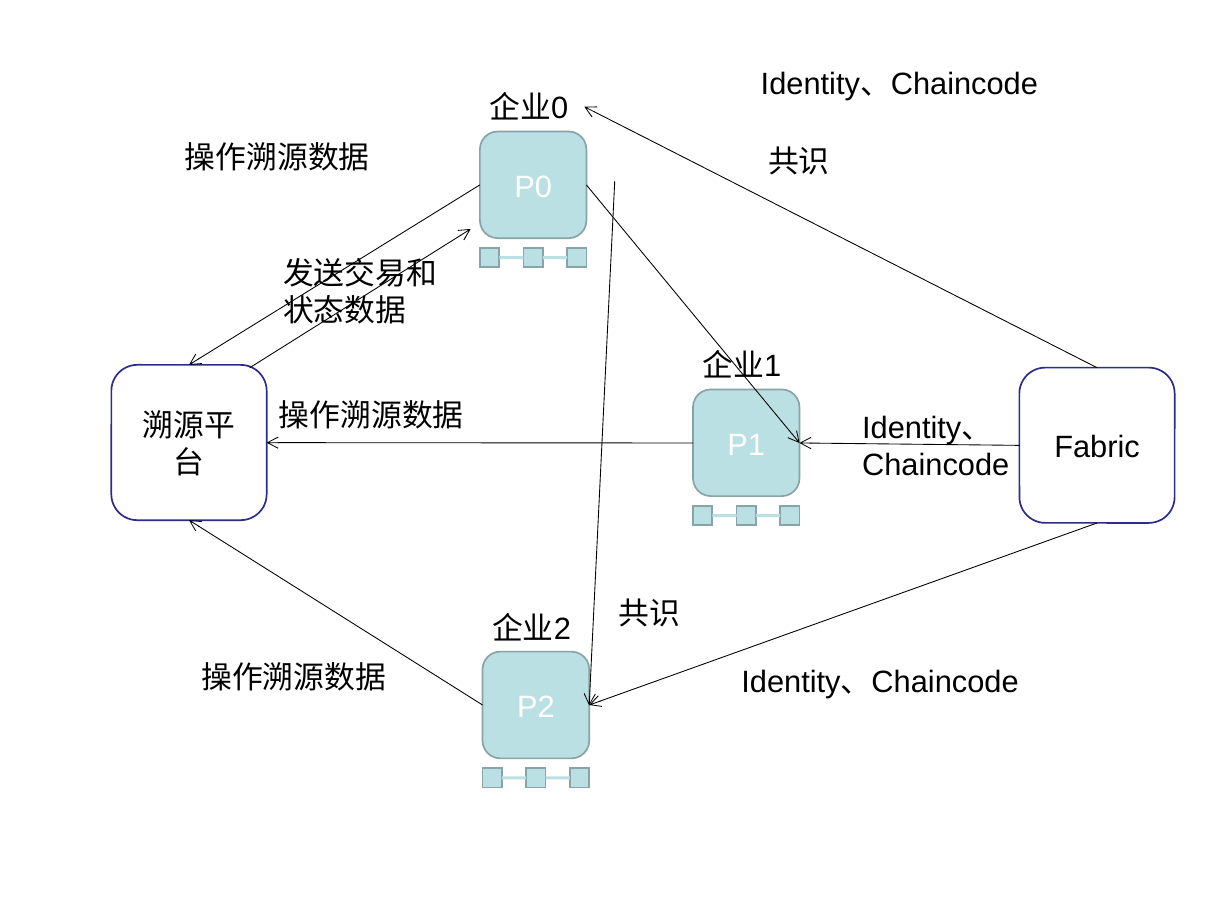
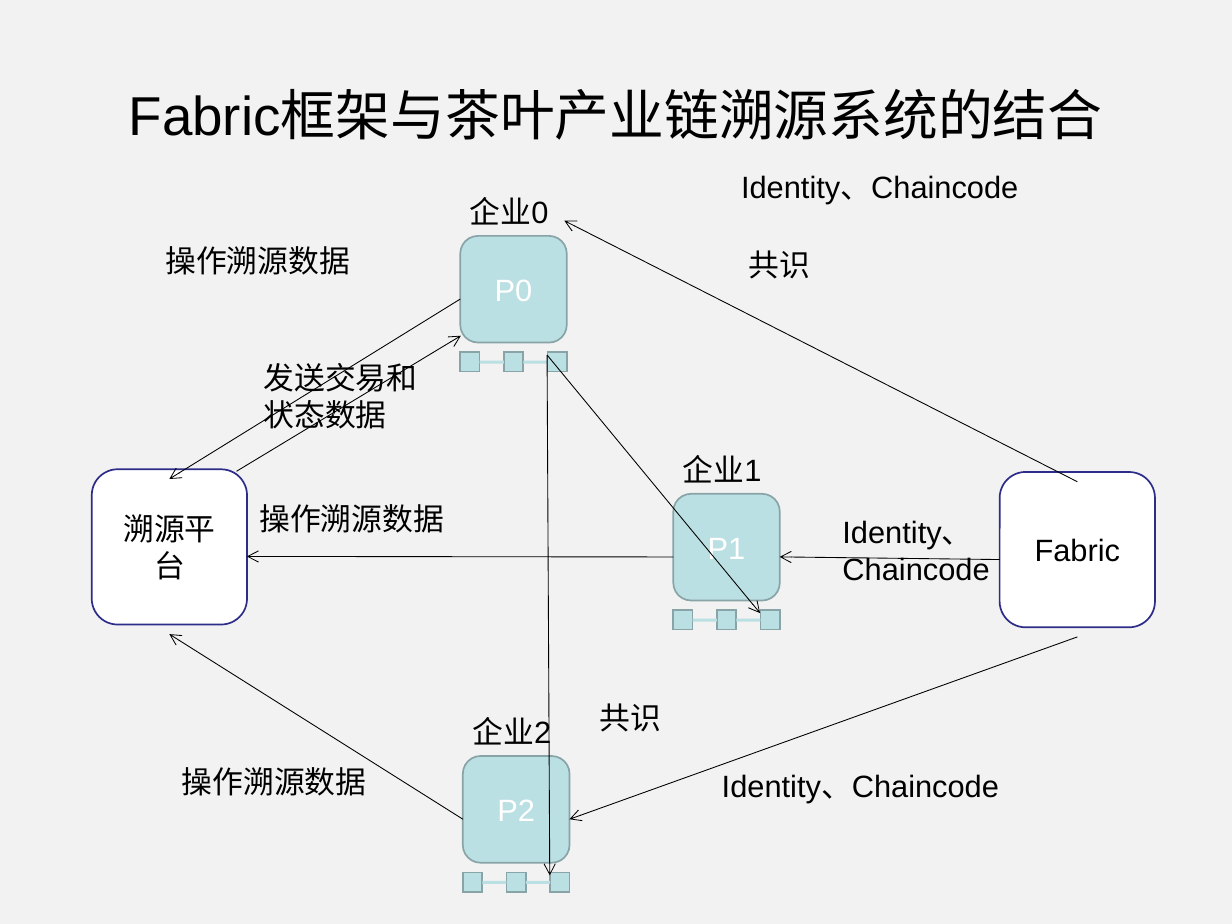
Before and after one commit to rjdyx/web-learning, a slide deck: slide 24 of PPT/苏锐佳开题报告.ppt (slide 3 before the commit). Drawn at 1232x924 pixels with LibreOffice and Linux fonts; fonts in the diff are those of the drawing. Boxes give left, top, right and bottom in pixels: in the first picture for what was removed or moved away, otherwise in the second. Text is boxed around its words. In the diff, an @@ line names an element or a change of style, - is before the commit and + after.

```diff
--- a/PPT/苏锐佳开题报告.ppt
+++ b/PPT/苏锐佳开题报告.ppt
@@ background #FFFFFF to #F2F2F2 @@
@@ title added at <box>129,92,1103,140</box>, 32 pt, text #000000 @@
+Fabric框架与茶叶产业链溯源系统的结合
@@ arrow moved from (250, 367) - (471, 229) to (237, 472) - (461, 336) @@
@@ arrow moved from (586, 185) - (800, 444) to (547, 355) - (760, 614) @@
@@ arrow moved from (615, 181) - (589, 705) to (547, 355) - (549, 875) @@
@@ freeform shape removed at <box>1019,367,1174,522</box> @@
-Fabric
@@ rounded rectangle added at <box>999,472,1154,627</box>, fill #FFFFFF, outline #2D2D89 0.99 pt, 18 pt, text #000000 @@
+Fabric
@@ 6 arrows: place and size @@
-6 arrows at <box>188,107,1096,705</box>
+6 arrows at <box>169,221,1077,819</box>
@@ 12 texts, 9 rectangles, 6 lines, 2 freeform shapes, 2 rounded rectangles: place and size @@
-12 texts, 9 rectangles, 6 lines, 2 freeform shapes, 2 rounded rectangles at <box>111,71,1038,787</box>
+12 texts, 9 rectangles, 6 lines, 2 freeform shapes, 2 rounded rectangles at <box>91,175,1018,892</box>
```
Also in this commit, not shown: 2 other slides changed, 21 slides added, 6 slides removed, 2 other files.
